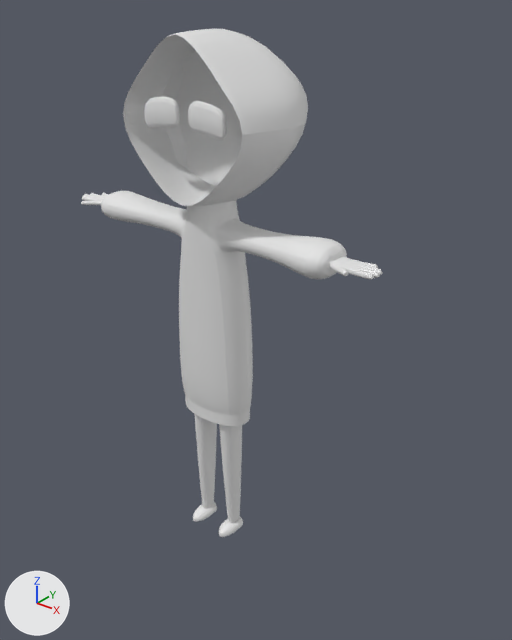
One commit to the FBX model Assets/Member/8sehyun/07.Prefabs/Player/Player.fbx: the scene before it, then after it.
One viewpoint serves both versions: a camera (50 mm lens) standing at (3.31, -3.2, 3.76) and looking at (0.57, 0.24, 1.63). Arrows for +X, +Y and +Z are at lower left; the lights stay in place. Where no turn or scale is listed for an object, it has been applied to the vertices.
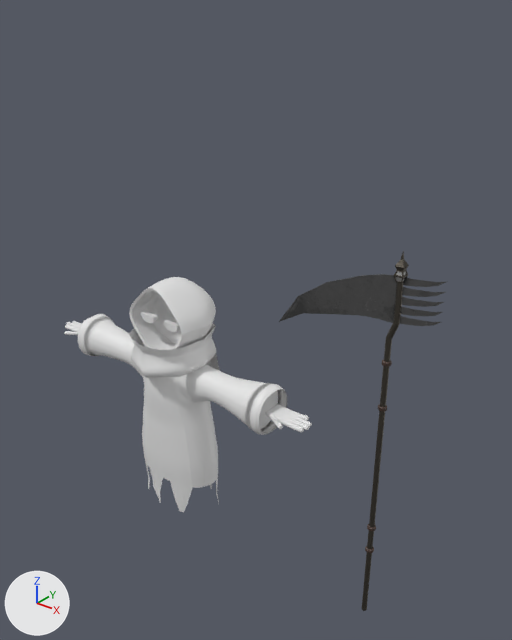
Location of each change, [x1, y1, x2, y2] in pixels of the pictures (512 x 640 px; the box of a moved part takes in the faces that stretch with it):
'Cube.001', reshaped, moved (18% narrower, 54% shorter)
    before: [81, 29, 382, 537]
    after: [64, 277, 312, 512]
'Cube.007', added
    after: [279, 251, 448, 611]
part 1 of me_cube_001, moved or reshaped
    before: [329, 263, 348, 276]
    after: [268, 414, 283, 429]
part 2 of me_cube_001, moved or reshaped
    before: [330, 257, 382, 279]
    after: [265, 404, 312, 432]
part 3 of me_cube_001, moved or reshaped
    before: [81, 201, 101, 205]
    after: [64, 331, 78, 335]
part 4 of me_cube_001, moved or reshaped
    before: [82, 193, 108, 204]
    after: [65, 320, 85, 332]
part 5 of me_cube_001, added
    after: [129, 277, 216, 350]
part 6 of me_cube_001, added
    after: [141, 311, 158, 323]
part 7 of me_cube_001, added
    after: [163, 320, 180, 332]
part 8 of me_cube_001, deleted
    before: [101, 191, 347, 426]
part 9 of me_cube_001, deleted
    before: [123, 29, 308, 206]
part 10 of me_cube_001, deleted
    before: [188, 101, 227, 140]
part 11 of me_cube_001, deleted
    before: [145, 97, 180, 128]
part 12 of me_cube_001, moved or reshaped
    before: [193, 414, 243, 537]
    after: [78, 314, 287, 512]

The change, as a list of edits to the scene's bpy script:
```text
Add mat_material_001:
    mat_material_001 = bpy.data.materials.new('Material.001')
    # uses the picture img_neoweze_kal_defaultmaterial_albedotransparency_png
    # uses the picture img_neoweze_kal_defaultmaterial_emission_png
    # uses the picture img_neoweze_kal_defaultmaterial_metallicsmoothness_png
    # uses the picture img_neoweze_kal_defaultmaterial_normal_png
Change me_cube_001:
    remove me_cube_001.from_pydata(...)  # 6333 vertices, 6170 faces; spans x -1.24..1.2, y 0.01..0.88, z -0.03..3.48
    add me_cube_001.from_pydata(...)  # 4258 vertices, 4082 faces; spans x -1.23..1.21, y -0.34..0.37, z -1.19..0.67
    me_cube_001 part 1: the loose piece of 129 vertices spanning x 0.9..1.07, y 0.13..0.22, z 2.3..2.33 is moved by (0.01, -0.28, -2.35)
    me_cube_001 part 2: the loose piece of 577 vertices spanning x 0.89..1.2, y 0.2..0.36, z 2.29..2.33 is moved by (0.01, -0.28, -2.35)
    me_cube_001 part 3: the loose piece of 129 vertices spanning x -1.12..-0.99, y 0.12..0.21, z 2.29..2.32 is moved by (0.01, -0.28, -2.35)
    me_cube_001 part 4: the loose piece of 577 vertices spanning x -1.24..-0.91, y 0.2..0.37, z 2.29..2.33 is moved by (0.01, -0.28, -2.35)
    me_cube_001 part 5: a new loose piece of 821 vertices spanning x -0.29..0.3, y -0.19..0.3, z 0.1..0.67, in mat_material (its picture is missing)
    me_cube_001 part 6: a new loose piece of 20 vertices spanning x -0.17..-0.04, y -0.15..-0.11, z 0.36..0.42, in mat_material (its picture is missing)
    me_cube_001 part 7: a new loose piece of 20 vertices spanning x 0.06..0.19, y -0.15..-0.11, z 0.36..0.42, in mat_material (its picture is missing)
    me_cube_001 part 8: the loose piece of 2208 vertices spanning x -0.94..0.93, y 0.08..0.46, z 0.96..2.52 is deleted
    me_cube_001 part 9: the loose piece of 785 vertices spanning x -0.53..0.53, y 0.01..0.88, z 2.47..3.48 is deleted
    me_cube_001 part 10: the loose piece of 226 vertices spanning x 0.05..0.32, y 0.02..0.07, z 2.94..3.13 is deleted
    me_cube_001 part 11: the loose piece of 226 vertices spanning x -0.31..-0.03, y 0.02..0.07, z 2.94..3.13 is deleted
    me_cube_001 part 12: 2 vertices moved within x -0.14..0.14, y 0.12, z 0.0; 1467 vertices removed from x -0.2..0.19, y 0.11..0.38, z -0.03..1.02; 1976 vertices added at x -0.92..0.91, y -0.34..0.37, z -1.19..0.29
Change ob_cube_001:
    ob_cube_001.location: (0.427, -0.295, 0.018) -> (0.0, 0.0, 1.2)
Add ob_cube_007:
    ob_cube_007 = bpy.data.objects.new('Cube.007', me_cube_008)  # 575 vertices, 513 faces; spans x -0.92..0.14, y -0.03..0.03, z -2.23..0.38
    ob_cube_007.location = (1.856, 0.0, 2.107)
```
